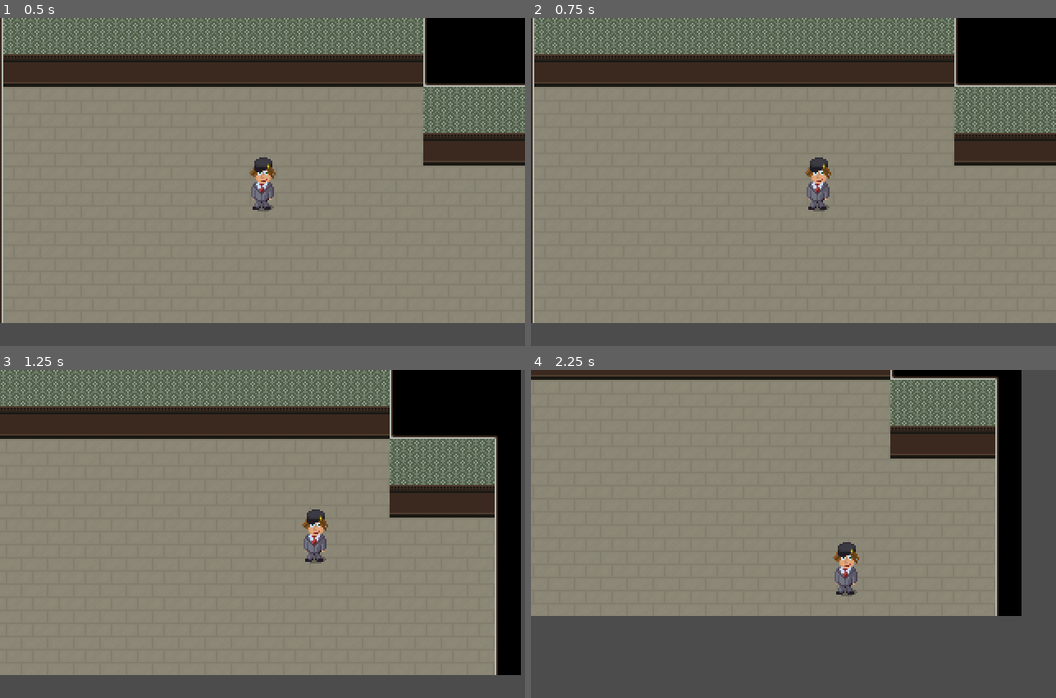
Above: before the commit, frames 1-4 (two rows, left to right).
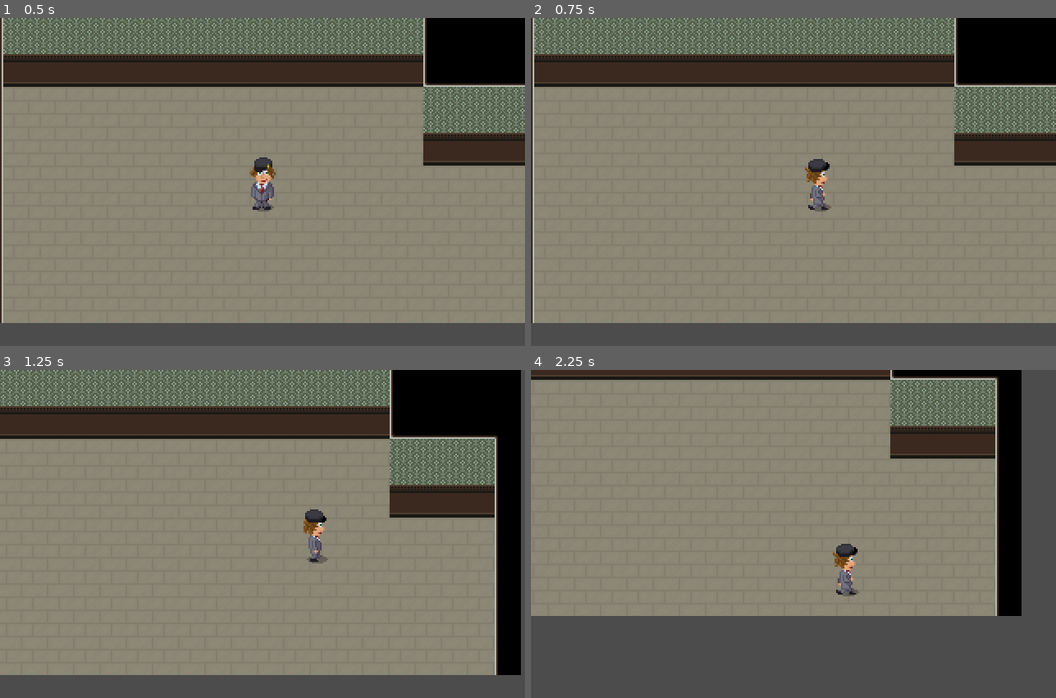
Above: after the commit, the same moments.

Repository: nene/godot-rebane
Game: Godot game, scene res://Main.tscn
Two runs of this game, one before a commit and one after it. Both use one fixed random seed, a clock stepped at 60 frames per second and the inputs below.
Inputs:
- Up to frame 1 (0.5 s): no input
- Up to frame 2 (0.75 s): tap Enter at 0.5 s; hold Right (ui_right) from 0.53 s (still down)
- Up to frame 3 (1.25 s): keep holding Right (ui_right)
- Up to frame 4 (2.25 s): release Right (ui_right) at 1.28 s; hold Down (ui_down) 1.28-2.03 s; hold Right (ui_right) from 2.03 s (still down)

Frame 1 is identical in both runs. In frame 2, 0.4% of the frame differs, in the area x 52-58%, y 42-59%; in frame 3, 0.4%; in frame 4, 0.4%.

Commit message:
Move animations in all directions

Diff:
--- a/Player.gd
+++ b/Player.gd
@@ -1,6 +1,7 @@
 extends KinematicBody2D
 
 export var speed = 75
+var facing = "down"
 
 func _physics_process(delta):
     var direction = Vector2(0,0)
@@ -13,7 +14,31 @@
     if Input.is_action_pressed("ui_down"):
         direction.y = +1
 
+    if is_moving(direction):
+        facing = direction_to_facing(direction)
+
+    $AnimatedSprite.play(choose_animation(is_moving(direction), facing))
+
     if direction.x != 0 && direction.y != 0:
         direction = direction.normalized()
 
     move_and_slide(speed * direction)
+
+func is_moving(direction: Vector2) -> bool:
+    return direction != Vector2.ZERO
+
+func direction_to_facing(direction: Vector2) -> String:
+    if direction.x > 0:
+        return "right"
+    elif direction.x < 0:
+        return "left"
+    elif direction.y < 0:
+        return "up"
+    else:
+        return "down"
+
+func choose_animation(moving: bool, facing: String) -> String:
+    if moving:
+        return "walk-" + facing
+    else:
+        return "stand-" + facing
--- a/Player.tscn
+++ b/Player.tscn
@@ -1,7 +1,194 @@
-[gd_scene load_steps=4 format=2]
-
-[ext_resource path="res://data/cfe-reb-single.png" type="Texture" id=1]
+[gd_scene load_steps=41 format=2]
+
+[ext_resource path="res://data/cfe-reb.png" type="Texture" id=1]
 [ext_resource path="res://Player.gd" type="Script" id=2]
+
+[sub_resource type="AtlasTexture" id=2]
+atlas = ExtResource( 1 )
+region = Rect2( 112, 108, 16, 36 )
+
+[sub_resource type="AtlasTexture" id=3]
+atlas = ExtResource( 1 )
+region = Rect2( 0, 144, 16, 36 )
+
+[sub_resource type="AtlasTexture" id=4]
+atlas = ExtResource( 1 )
+region = Rect2( 16, 144, 16, 36 )
+
+[sub_resource type="AtlasTexture" id=5]
+atlas = ExtResource( 1 )
+region = Rect2( 32, 144, 16, 36 )
+
+[sub_resource type="AtlasTexture" id=6]
+atlas = ExtResource( 1 )
+region = Rect2( 48, 144, 16, 36 )
+
+[sub_resource type="AtlasTexture" id=7]
+atlas = ExtResource( 1 )
+region = Rect2( 64, 144, 16, 36 )
+
+[sub_resource type="AtlasTexture" id=8]
+atlas = ExtResource( 1 )
+region = Rect2( 80, 144, 16, 36 )
+
+[sub_resource type="AtlasTexture" id=9]
+atlas = ExtResource( 1 )
+region = Rect2( 96, 144, 16, 36 )
+
+[sub_resource type="AtlasTexture" id=10]
+atlas = ExtResource( 1 )
+region = Rect2( 16, 0, 16, 36 )
+
+[sub_resource type="AtlasTexture" id=11]
+atlas = ExtResource( 1 )
+region = Rect2( 48, 0, 16, 36 )
+
+[sub_resource type="AtlasTexture" id=12]
+atlas = ExtResource( 1 )
+region = Rect2( 112, 72, 16, 36 )
+
+[sub_resource type="AtlasTexture" id=13]
+atlas = ExtResource( 1 )
+region = Rect2( 0, 108, 16, 36 )
+
+[sub_resource type="AtlasTexture" id=14]
+atlas = ExtResource( 1 )
+region = Rect2( 16, 108, 16, 36 )
+
+[sub_resource type="AtlasTexture" id=15]
+atlas = ExtResource( 1 )
+region = Rect2( 32, 108, 16, 36 )
+
+[sub_resource type="AtlasTexture" id=16]
+atlas = ExtResource( 1 )
+region = Rect2( 48, 108, 16, 36 )
+
+[sub_resource type="AtlasTexture" id=17]
+atlas = ExtResource( 1 )
+region = Rect2( 64, 108, 16, 36 )
+
+[sub_resource type="AtlasTexture" id=18]
+atlas = ExtResource( 1 )
+region = Rect2( 80, 108, 16, 36 )
+
+[sub_resource type="AtlasTexture" id=19]
+atlas = ExtResource( 1 )
+region = Rect2( 96, 108, 16, 36 )
+
+[sub_resource type="AtlasTexture" id=20]
+atlas = ExtResource( 1 )
+region = Rect2( 0, 0, 16, 36 )
+
+[sub_resource type="AtlasTexture" id=21]
+atlas = ExtResource( 1 )
+region = Rect2( 32, 0, 16, 36 )
+
+[sub_resource type="AtlasTexture" id=22]
+atlas = ExtResource( 1 )
+region = Rect2( 112, 36, 16, 36 )
+
+[sub_resource type="AtlasTexture" id=23]
+atlas = ExtResource( 1 )
+region = Rect2( 0, 72, 16, 36 )
+
+[sub_resource type="AtlasTexture" id=24]
+atlas = ExtResource( 1 )
+region = Rect2( 16, 72, 16, 36 )
+
+[sub_resource type="AtlasTexture" id=25]
+atlas = ExtResource( 1 )
+region = Rect2( 32, 72, 16, 36 )
+
+[sub_resource type="AtlasTexture" id=26]
+atlas = ExtResource( 1 )
+region = Rect2( 48, 72, 16, 36 )
+
+[sub_resource type="AtlasTexture" id=27]
+atlas = ExtResource( 1 )
+region = Rect2( 64, 72, 16, 36 )
+
+[sub_resource type="AtlasTexture" id=28]
+atlas = ExtResource( 1 )
+region = Rect2( 80, 72, 16, 36 )
+
+[sub_resource type="AtlasTexture" id=29]
+atlas = ExtResource( 1 )
+region = Rect2( 96, 72, 16, 36 )
+
+[sub_resource type="AtlasTexture" id=30]
+atlas = ExtResource( 1 )
+region = Rect2( 112, 0, 16, 36 )
+
+[sub_resource type="AtlasTexture" id=31]
+atlas = ExtResource( 1 )
+region = Rect2( 0, 36, 16, 36 )
+
+[sub_resource type="AtlasTexture" id=32]
+atlas = ExtResource( 1 )
+region = Rect2( 16, 36, 16, 36 )
+
+[sub_resource type="AtlasTexture" id=33]
+atlas = ExtResource( 1 )
+region = Rect2( 32, 36, 16, 36 )
+
+[sub_resource type="AtlasTexture" id=34]
+atlas = ExtResource( 1 )
+region = Rect2( 48, 36, 16, 36 )
+
+[sub_resource type="AtlasTexture" id=35]
+atlas = ExtResource( 1 )
+region = Rect2( 64, 36, 16, 36 )
+
+[sub_resource type="AtlasTexture" id=36]
+atlas = ExtResource( 1 )
+region = Rect2( 80, 36, 16, 36 )
+
+[sub_resource type="AtlasTexture" id=37]
+atlas = ExtResource( 1 )
+region = Rect2( 96, 36, 16, 36 )
+
+[sub_resource type="SpriteFrames" id=38]
+animations = [ {
+"frames": [ SubResource( 2 ), SubResource( 3 ), SubResource( 4 ), SubResource( 5 ), SubResource( 6 ), SubResource( 7 ), SubResource( 8 ), SubResource( 9 ) ],
+"loop": true,
+"name": "walk-up",
+"speed": 10.0
+}, {
+"frames": [ SubResource( 10 ) ],
+"loop": true,
+"name": "stand-up",
+"speed": 10.0
+}, {
+"frames": [ SubResource( 11 ) ],
+"loop": true,
+"name": "stand-right",
+"speed": 10.0
+}, {
+"frames": [ SubResource( 12 ), SubResource( 13 ), SubResource( 14 ), SubResource( 15 ), SubResource( 16 ), SubResource( 17 ), SubResource( 18 ), SubResource( 19 ) ],
+"loop": true,
+"name": "walk-down",
+"speed": 10.0
+}, {
+"frames": [ SubResource( 20 ) ],
+"loop": true,
+"name": "stand-down",
+"speed": 10.0
+}, {
+"frames": [ SubResource( 21 ) ],
+"loop": true,
+"name": "stand-left",
+"speed": 10.0
+}, {
+"frames": [ SubResource( 22 ), SubResource( 23 ), SubResource( 24 ), SubResource( 25 ), SubResource( 26 ), SubResource( 27 ), SubResource( 28 ), SubResource( 29 ) ],
+"loop": true,
+"name": "walk-left",
+"speed": 10.0
+}, {
+"frames": [ SubResource( 30 ), SubResource( 31 ), SubResource( 32 ), SubResource( 33 ), SubResource( 34 ), SubResource( 35 ), SubResource( 36 ), SubResource( 37 ) ],
+"loop": true,
+"name": "walk-right",
+"speed": 10.0
+} ]
 
 [sub_resource type="RectangleShape2D" id=1]
 extents = Vector2( 7, 2 )
@@ -9,8 +196,10 @@
 [node name="Player" type="KinematicBody2D"]
 script = ExtResource( 2 )
 
-[node name="Sprite" type="Sprite" parent="."]
-texture = ExtResource( 1 )
+[node name="AnimatedSprite" type="AnimatedSprite" parent="."]
+frames = SubResource( 38 )
+animation = "stand-down"
+playing = true
 
 [node name="CollisionShape2D" type="CollisionShape2D" parent="."]
 position = Vector2( 0, 15 )
